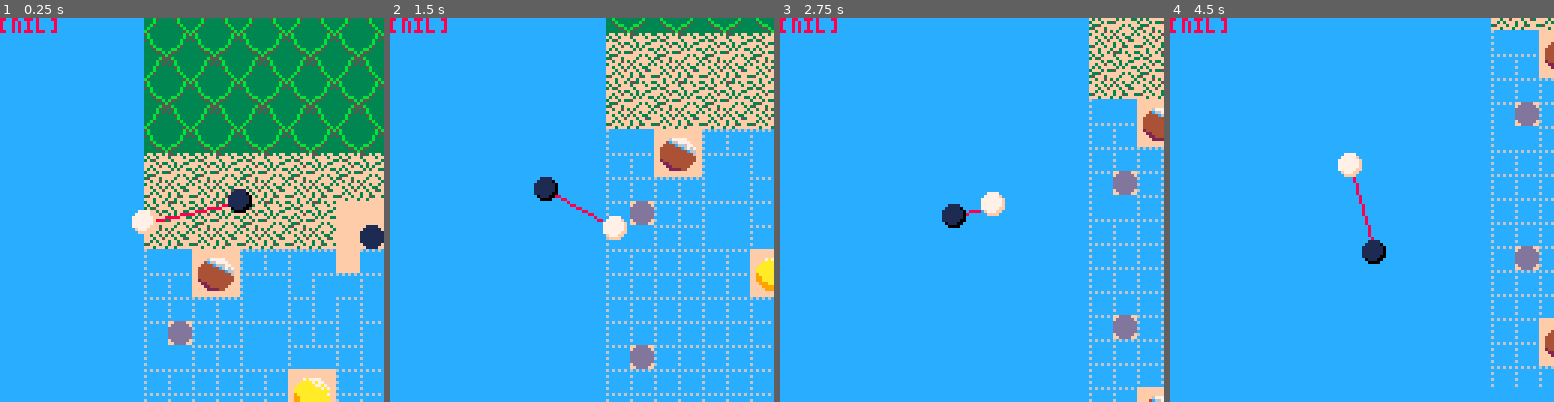
Above: before the commit, frames 1-4 (left to right).
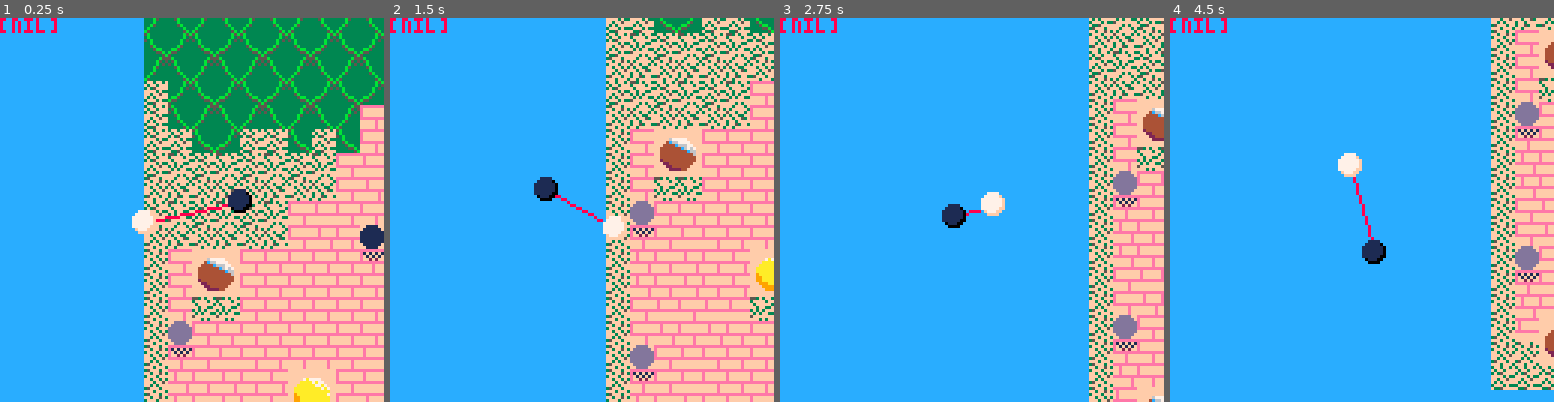
Above: after the commit, the same moments.

Repository: slembcke/ggj22
Game: PICO-8 cartridge ggj22.p8
Same seed, same stepped clock (60 frames per second), same inputs: the game is played once before the commit and once after it.
Inputs:
- Up to frame 1 (0.25 s): no input
- Up to frame 2 (1.5 s): tap X (X key) at 0.33, 1.07 s; tap O (Z key) at 0.7 s
- Up to frame 3 (2.75 s): hold Right 1.6-2.1 s; tap O (Z key) at 1.7, 2.1, 2.5 s; tap X (X key) at 1.85 s; hold Up 2.15-2.42 s; hold Right from 2.47 s (still down)
- Up to frame 4 (4.5 s): tap O (Z key) every 0.4 s from 2.9 to 4.1 s; tap X (X key) at 2.97, 4.08 s; release Right at 3.03 s; hold Left 3.08-3.58 s; hold Down 3.63-3.97 s; hold Right from 4.02 s (still down)

The runs differ from the first frame. In frame 1, 27% of the frame differs, in the area x 37-100%, y 16-100%; in frame 2, 29%, in the area x 56-100%, y 0-100%; in frame 3, 13%; in frame 4, 14%.

Commit message:
Additional tiles - bricks and shadows

Diff:
--- a/ggj22.p8
+++ b/ggj22.p8
@@ -123,22 +123,22 @@
 00000000cccccccccccccccc3335bb333bb5333311111111ddddddddff3f3fff3ff3fffffffff222244ffffffffff999999fffff000000000000000000000000
 000000006ccccccccccccccc333355b3b5533333f111111ffddddddf35fff3ff3ff53ff3ffffffffffffffffffffffffffffffff000000000000000000000000
 00000000cccccccccccccccc3333335b53333333ff1111ffffddddfffff3fff3ff3fffffffffffffffffffffffffffffffffffff000000000000000000000000
-000000000000000000000000000000000000000000000000000000000000000000000000ffffffffffffffffffffffffffffffff000000000000000000000000
-000000000000000000000000000000000000000000000000000000000000000000000000ffffffffffffffffffffffffffffffff000000000000000000000000
-000000000000000000000000000000000000000000000000000000000000000000000000ffffffffffffffffffffffffffffffff000000000000000000000000
-000000000000000000000000000000000000000000000000000000000000000000000000fffff777777ffffffffff777777fffff000000000000000000000000
-000000000000000000000000000000000000000000000000000000000000000000000000ffff77777777ffffffff77777777ffff000000000000000000000000
-000000000000000000000000000000000000000000000000000000000000000000000000fff7666666677ffffff7a777a7777fff000000000000000000000000
-000000000000000000000000000000000000000000000000000000000000000000000000ff748488886767ffffaaaaaaaaa7a7ff000000000000000000000000
-000000000000000000000000000000000000000000000000000000000000000000000000ff444444444866ffffaaaaaaaaaaa7ff000000000000000000000000
-000000000000000000000000000000000000000000000000000000000000000000000000ff444444444488ffff9aaaaaaaaaaaff000000000000000000000000
-000000000000000000000000000000000000000000000000000000000000000000000000ff444444444444ffff99aaaaaaaaaaff000000000000000000000000
-000000000000000000000000000000000000000000000000000000000000000000000000ff244444444444ffff99aaaaaaaaaaff000000000000000000000000
-000000000000000000000000000000000000000000000000000000000000000000000000fff2244444444ffffff999aaaaaaafff000000000000000000000000
-000000000000000000000000000000000000000000000000000000000000000000000000ffff22444444ffffffff99999aaaffff000000000000000000000000
-000000000000000000000000000000000000000000000000000000000000000000000000fffff222244ffffffffff999999fffff000000000000000000000000
-000000000000000000000000000000000000000000000000000000000000000000000000ffffffffffffffffffffffffffffffff000000000000000000000000
-000000000000000000000000000000000000000000000000000000000000000000000000ffffffffffffffffffffffffffffffff000000000000000000000000
+000000000000000000000000eeeeeeeeeeeeeeee0000000000000000eeeeeeee00000000ffffffffffffffffffffffffffffffff000000000000000000000000
+000000000000000000000000effffffffeffffff0000000000000000e1f1f1f100000000ffffffffffffffffffffffffffffffff000000000000000000000000
+000000000000000000000000effffffffeffffff0000000000000000ef1f1f1f00000000ffffffffffffffffffffffffffffffff000000000000000000000000
+000000000000000000000000effffffffeffffff0000000000000000eff2f2ff00000000fffff777777ffffffffff777777fffff000000000000000000000000
+000000000000000000000000eeeeeeeeeeeeeeee0000000000000000eeeeeeee00000000ffff77777777ffffffff77777777ffff000000000000000000000000
+000000000000000000000000fffffeffffffffff0000000000000000ffffefff00000000fff7666666677ffffff7a777a7777fff000000000000000000000000
+000000000000000000000000fffffeffffffffff0000000000000000ffffefff00000000ff748488886767ffffaaaaaaaaa7a7ff000000000000000000000000
+000000000000000000000000fffffeffffffffff0000000000000000ffffefff00000000ff444444444866ffffaaaaaaaaaaa7ff000000000000000000000000
+000000000000000000000000eeeeeeeeeeeeeeee00000000000000000000000000000000ff444444444488ffff9aaaaaaaaaaaff000000000000000000000000
+000000000000000000000000efffffffffefffff00000000000000000000000000000000ff444444444444ffff99aaaaaaaaaaff000000000000000000000000
+000000000000000000000000efffffffffefffff00000000000000000000000000000000ff244444444444ffff99aaaaaaaaaaff000000000000000000000000
+000000000000000000000000efffffffffefffff00000000000000000000000000000000fff2244444444ffffff999aaaaaaafff000000000000000000000000
+000000000000000000000000eeeeeeeeeeeeeeee00000000000000000000000000000000ffff22444444ffffffff99999aaaffff000000000000000000000000
+000000000000000000000000fffffeffffffffef00000000000000000000000000000000fffff222244ffffffffff999999fffff000000000000000000000000
+000000000000000000000000fffffeffffffffef00000000000000000000000000000000ffffffffffffffffffffffffffffffff000000000000000000000000
+000000000000000000000000fffffeffffffffef00000000000000000000000000000000ffffffffffffffffffffffffffffffff000000000000000000000000
 00000000000000000000000000000000000000000000000000000000000000000000000000000000000000000000000000000000000000000000000000000000
 00000000000000000000000000000000000000000000000000000000000000000000000000000000000000000000000000000000000000000000000000000000
 00000000000000000000000000000000000000000000000000000000000000000000000000000000000000000000000000000000000000000000000000000000
@@ -174,32 +174,32 @@
 __map__
 0304030403040304030403040304030403040304030403040304030403040000000000000000000000000000000000000000000000000000000000000000000000000000000000000000000000000000000000000000000000000000000000000000000000000000000000000000000000000000000000000000000000000000
 1314131413141314131413141314131413141314131413141314131413140000000000000000000000000000000000000000000000000000000000000000000000000000000000000000000000000000000000000000000000000000000000000000000000000000000000000000000000000000000000000000000000000000
-0304030403040304030403040304030403040304030403040304030403040000000000000000000000000000000000000000000000000000000000000000000000000000000000000000000000000000000000000000000000000000000000000000000000000000000000000000000000000000000000000000000000000000
-1314131413141314131413141314131413141314131413141314131413140000000000000000000000000000000000000000000000000000000000000000000000000000000000000000000000000000000000000000000000000000000000000000000000000000000000000000000000000000000000000000000000000000
-0304030403040304030403040304030403040304030403040304030403040000000000000000000000000000000000000000000000000000000000000000000000000000000000000000000000000000000000000000000000000000000000000000000000000000000000000000000000000000000000000000000000000000
-1314131413141314131413141314131413141314131413141314131413140000000000000000000000000000000000000000000000000000000000000000000000000000000000000000000000000000000000000000000000000000000000000000000000000000000000000000000000000000000000000000000000000000
-070807080708070807080d0d0d0d0d0d01020101090a01010101010101010000000000000000000000000000000000000000000000000000000000000000000000000000000000000000000000000000000000000000000000000000000000000000000000000000000000000000000000000000000000000000000000000000
-171817181718171817180d0d0d0d0d0d11120101191a01010101010115010000000000000000000000000000000000000000000000000000000000000000000000000000000000000000000000000000000000000000000000000000000000000000000000000000000000000000000000000000000000000000000000000000
-07080708070807080d0d0d0d0d0d090a02010101010101010101010101010000000000000000000000000000000000000000000000000000000000000000000000000000000000000000000000000000000000000000000000000000000000000000000000000000000000000000000000000000000000000000000000000000
-17181718171817180d150d0d0d0d191a1201010101010101010b0c0101010000000000000000000000000000000000000000000000000000000000000000000000000000000000000000000000000000000000000000000000000000000000000000000000000000000000000000000000000000000000000000000000000000
-1112090a010101020d021112010201020101020101010101011b1c0101010000000000000000000000000000000000000000000000000000000000000000000000000000000000000000000000000000000000000000000000000000000000000000000000000000000000000000000000000000000000000000000000000000
-0101191a01021101020102011101020102111201010101010101010101010000000000000000000000000000000000000000000000000000000000000000000000000000000000000000000000000000000000000000000000000000000000000000000000000000000000000000000000000000000000000000000000000000
-01010101111201110111120101090a1112010101010101010101010101010000000000000000000000000000000000000000000000000000000000000000000000000000000000000000000000000000000000000000000000000000000000000000000000000000000000000000000000000000000000000000000000000000
-01160101010201011101020111191a0101010102010601010101010501010000000000000000000000000000000000000000000000000000000000000000000000000000000000000000000000000000000000000000000000000000000000000000000000000000000000000000000000000000000000000000000000000000
-1112010111120102011112010211120101011112010101010101010101010000000000000000000000000000000000000000000000000000000000000000000000000000000000000000000000000000000000000000000000000000000000000000000000000000000000000000000000000000000000000000000000000000
-0101010101010b0c010101111201010201110102010101010101010101010000000000000000000000000000000000000000000000000000000000000000000000000000000000000000000000000000000000000000000000000000000000000000000000000000000000000000000000000000000000000000000000000000
-0101010101011b1c010101010101110102011112010201010101010101010000000000000000000000000000000000000000000000000000000000000000000000000000000000000000000000000000000000000000000000000000000000000000000000000000000000000000000000000000000000000000000000000000
-0101010101010101010101010101010512010101111201010101010101010000000000000000000000000000000000000000000000000000000000000000000000000000000000000000000000000000000000000000000000000000000000000000000000000000000000000000000000000000000000000000000000000000
-01010101010101071818070101020101010101010b0c01010101010101010000000000000000000000000000000000000000000000000000000000000000000000000000000000000000000000000000000000000000000000000000000000000000000000000000000000000000000000000000000000000000000000000000
-0116010101010108090a070111120101010101011b1c01010101010101010000000000000000000000000000000000000000000000000000000000000000000000000000000000000000000000000000000000000000000000000000000000000000000000000000000000000000000000000000000000000000000000000000
-0101010101010107191a07010101010101010101010101010101010115010000000000000000000000000000000000000000000000000000000000000000000000000000000000000000000000000000000000000000000000000000000000000000000000000000000000000000000000000000000000000000000000000000
-0101010101010107070707010101010101010101010101010101010101010000000000000000000000000000000000000000000000000000000000000000000000000000000000000000000000000000000000000000000000000000000000000000000000000000000000000000000000000000000000000000000000000000
-0101090a01010101010101010101010101010101010101010101010101010000000000000000000000000000000000000000000000000000000000000000000000000000000000000000000000000000000000000000000000000000000000000000000000000000000000000000000000000000000000000000000000000000
-0101191a010101292a01012b01010101010101010101010101010101090a0000000000000000000000000000000000000000000000000000000000000000000000000000000000000000000000000000000000000000000000000000000000000000000000000000000000000000000000000000000000000000000000000000
-01010101010101393a01012b01010101010101010101010101010101191a0000000000000000000000000000000000000000000000000000000000000000000000000000000000000000000000000000000000000000000000000000000000000000000000000000000000000000000000000000000000000000000000000000
-…(6 lines of a section not shown)…
+0304030403040304030403040304030403040304030403232423242323240000000000000000000000000000000000000000000000000000000000000000000000000000000000000000000000000000000000000000000000000000000000000000000000000000000000000000000000000000000000000000000000000000
+0714131413141314131413141314131413141314131413333433343333340000000000000000000000000000000000000000000000000000000000000000000000000000000000000000000000000000000000000000000000000000000000000000000000000000000000000000000000000000000000000000000000000000
+0704030403040304032324232423242324232423242324232423232433340000000000000000000000000000000000000000000000000000000000000000000000000000000000000000000000000000000000000000000000000000000000000000000000000000000000000000000000000000000000000000000000000000
+0707131407071307133334333433343334333433343334333433333433340000000000000000000000000000000000000000000000000000000000000000000000000000000000000000000000000000000000000000000000000000000000000000000000000000000000000000000000000000000000000000000000000000
+0708070807080708232423232323232323242324090a23242324232407070000000000000000000000000000000000000000000000000000000000000000000000000000000000000000000000000000000000000000000000000000000000000000000000000000000000000000000000000000000000000000000000000000
+1718171817181718333423232323232333343334191a23242324232415070000000000000000000000000000000000000000000000000000000000000000000000000000000000000000000000000000000000000000000000000000000000000000000000000000000000000000000000000000000000000000000000000000
+0708070807082324232323232323090a33343424080833343334333427070000000000000000000000000000000000000000000000000000000000000000000000000000000000000000000000000000000000000000000000000000000000000000000000000000000000000000000000000000000000000000000000000000
+1718171817183334231523232323191a3334333433342323230b0c2323070000000000000000000000000000000000000000000000000000000000000000000000000000000000000000000000000000000000000000000000000000000000000000000000000000000000000000000000000000000000000000000000000000
+1723090a2323232323272323232308082324232423232423231b1c2323070000000000000000000000000000000000000000000000000000000000000000000000000000000000000000000000000000000000000000000000000000000000000000000000000000000000000000000000000000000000000000000000000000
+1723191a23232323232323232323232333343334233334232307072323070000000000000000000000000000000000000000000000000000000000000000000000000000000000000000000000000000000000000000000000000000000000000000000000000000000000000000000000000000000000000000000000000000
+17230808232323232323232323090a2323232323232323232323232323070000000000000000000000000000000000000000000000000000000000000000000000000000000000000000000000000000000000000000000000000000000000000000000000000000000000000000000000000000000000000000000000000000
+17162323232323232323232323191a2323232323230623232323230523070000000000000000000000000000000000000000000000000000000000000000000000000000000000000000000000000000000000000000000000000000000000000000000000000000000000000000000000000000000000000000000000000000
+1727232423232323232423242308082323232323232723232323232723070000000000000000000000000000000000000000000000000000000000000000000000000000000000000000000000000000000000000000000000000000000000000000000000000000000000000000000000000000000000000000000000000000
+1734333433340b0c232433342323232323232323232323232323232323070000000000000000000000000000000000000000000000000000000000000000000000000000000000000000000000000000000000000000000000000000000000000000000000000000000000000000000000000000000000000000000000000000
+1734333433341b1c333423232323232323232323232323232323232323070000000000000000000000000000000000000000000000000000000000000000000000000000000000000000000000000000000000000000000000000000000000000000000000000000000000000000000000000000000000000000000000000000
+1723242324240808242323242323240523232323232323232323232323070000000000000000000000000000000000000000000000000000000000000000000000000000000000000000000000000000000000000000000000000000000000000000000000000000000000000000000000000000000000000000000000000000
+17333433342323232323232323242327232323230b0c23232323232323070000000000000000000000000000000000000000000000000000000000000000000000000000000000000000000000000000000000000000000000000000000000000000000000000000000000000000000000000000000000000000000000000000
+1716232423332308090a232333342323232323231b1c23232323232323070000000000000000000000000000000000000000000000000000000000000000000000000000000000000000000000000000000000000000000000000000000000000000000000000000000000000000000000000000000000000000000000000000
+1727232423232307191a23232323232323232323171723232323232315170000000000000000000000000000000000000000000000000000000000000000000000000000000000000000000000000000000000000000000000000000000000000000000000000000000000000000000000000000000000000000000000000000
+1734333423332317172323232323232323232323232323232323232327170000000000000000000000000000000000000000000000000000000000000000000000000000000000000000000000000000000000000000000000000000000000000000000000000000000000000000000000000000000000000000000000000000
+1724090a23232323232323232323232323232323232323232323232323170000000000000000000000000000000000000000000000000000000000000000000000000000000000000000000000000000000000000000000000000000000000000000000000000000000000000000000000000000000000000000000000000000
+1717191a232323292a23230707232323232323232323232323232323090a0000000000000000000000000000000000000000000000000000000000000000000000000000000000000000000000000000000000000000000000000000000000000000000000000000000000000000000000000000000000000000000000000000
+07070707070707393a07070707070707070707070717171717171717191a0000000000000000000000000000000000000000000000000000000000000000000000000000000000000000000000000000000000000000000000000000000000000000000000000000000000000000000000000000000000000000000000000000
+…(6 lines of a section not shown)…
